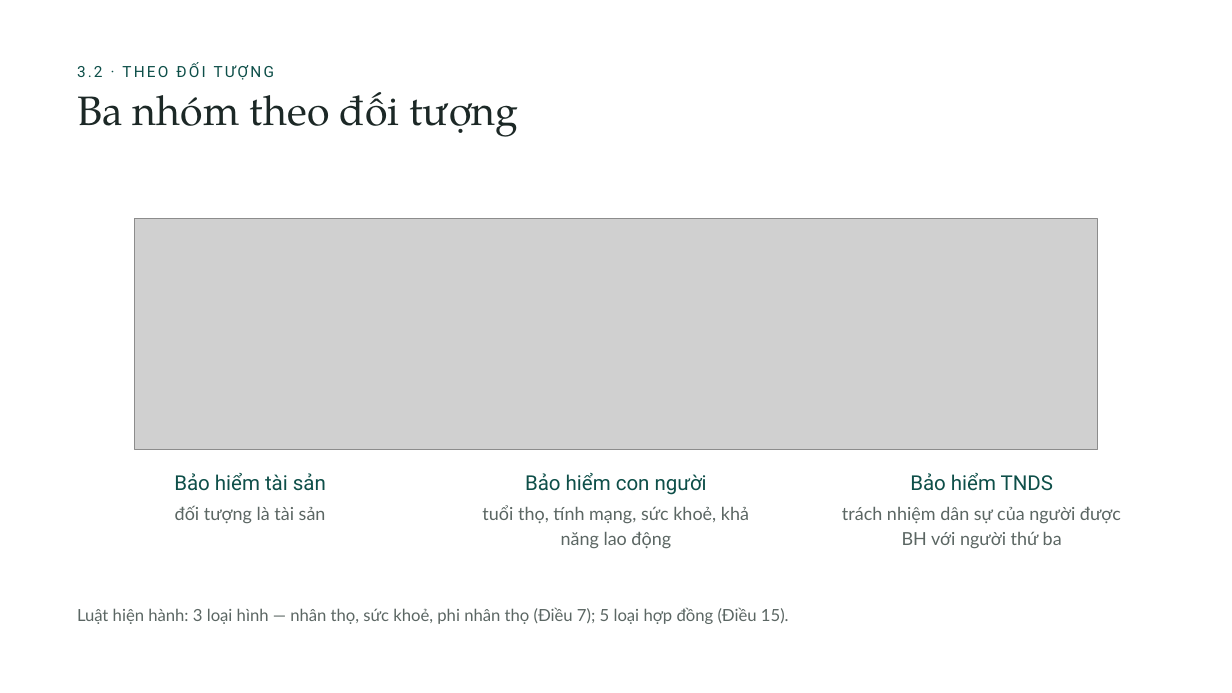
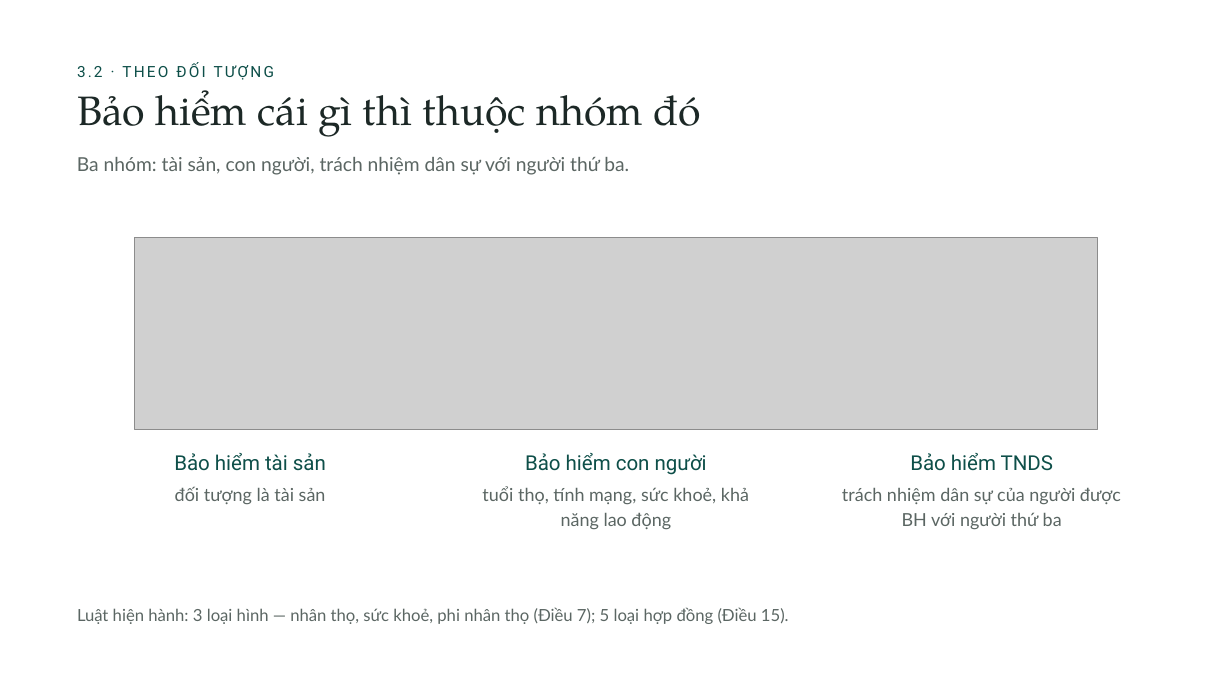
Before and after one commit to tranquanghaofake-dotcom/Law, a slide deck: slide 19 of docs/bai/ch3-bao-hiem-thuong-mai/bao-hiem-thuong-mai.pptx. Drawn at 1232x693 pixels with LibreOffice and Linux fonts; fonts in the diff are those of the drawing; grey boxes stand for pictures; background and template pictures are left out. Boxes give left, top, right and bottom in pixels: in the first picture for what was removed or moved away, otherwise in the second. Text is boxed around its words. In the diff, an @@ line names an element or a change of style, - is before the commit and + after.

```diff
--- a/docs/bai/ch3-bao-hiem-thuong-mai/bao-hiem-thuong-mai.pptx
+++ b/docs/bai/ch3-bao-hiem-thuong-mai/bao-hiem-thuong-mai.pptx
@@ title removed at [77,92,519,137] @@
-Ba nhóm theo đối tượng
@@ title added at [77,90,701,137], 32 pt, text #1C2826 @@
+Bảo hiểm cái gì thì thuộc nhóm đó
@@ text added at [77,157,629,175], 15 pt, text #5B6663 @@
+Ba nhóm: tài sản, con người, trách nhiệm dân sự với người thứ ba.
@@ picture: place and size @@
-picture at [135,218,1098,449]
+picture at [135,238,1098,430]
@@ 6 texts: place and size @@
-6 texts at [174,473,1121,549]
+6 texts at [174,453,1121,530]
```
Also in this commit, not shown: 30 other slides changed, 18 other files.
